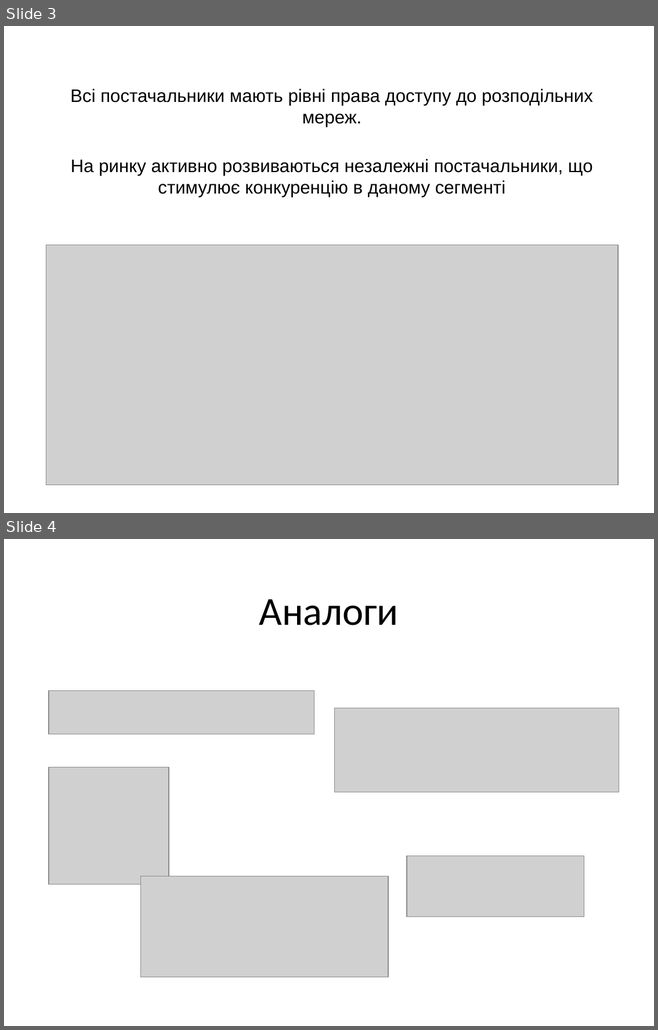
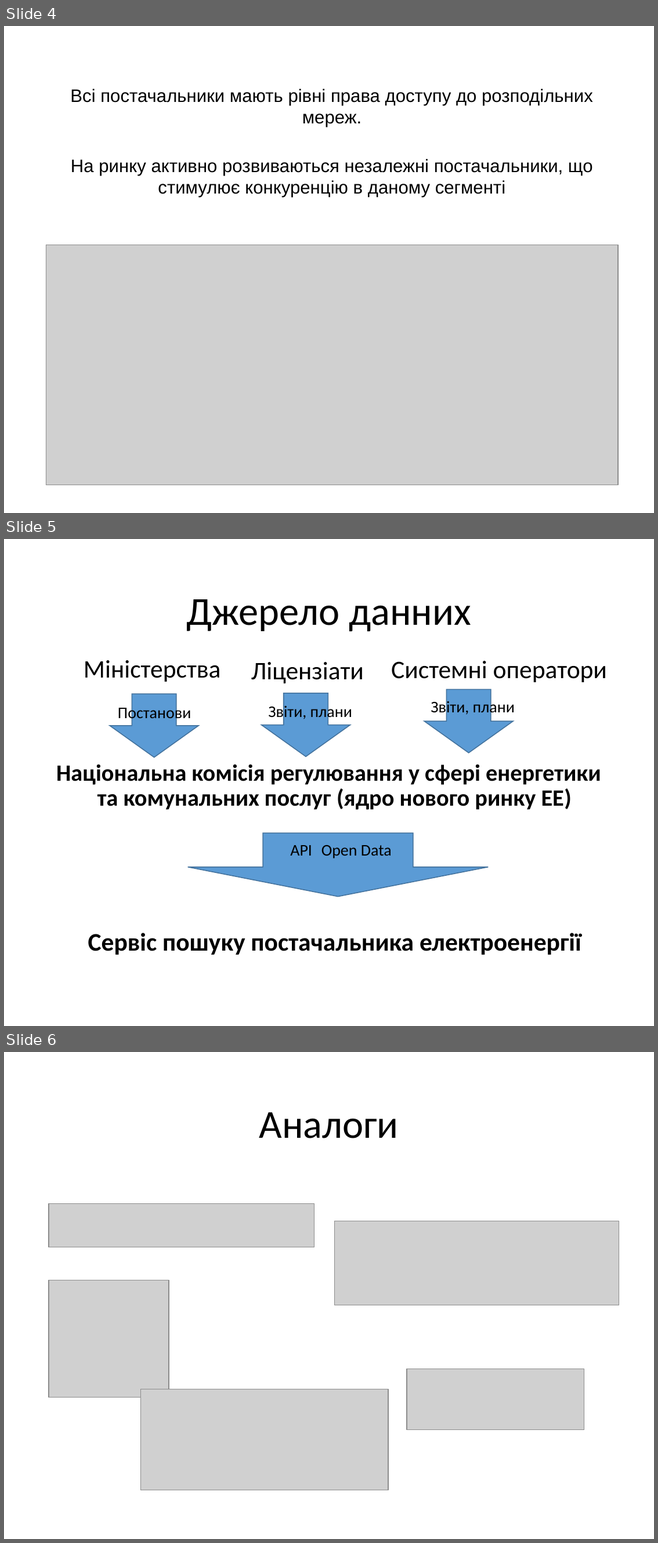
Before and after one commit to Alex-hv/1991energy, a slide deck: Presentation.pptx. Shown one above the other, each under a label of ours: slides 3 and 4 before the commit, slides 4, 5 and 6 after it. The pictures are 658x1030 and 658x1543 pixels, drawn with LibreOffice and Linux fonts; fonts in the diff are those of the drawing; grey boxes stand for pictures. Boxes give left, top, right and bottom in pixels: in the first picture for what was removed or moved away, otherwise in the second. Text is boxed around its words. In the diff, an @@ line names an element or a change of style, - is before the commit and + after.

```diff
--- a/Presentation.pptx
+++ b/Presentation.pptx
@@ slide 5 added at <box>4,539,654,1026</box>, background #FFFFFF @@
@@ title added at <box>186,599,471,632</box>, 44 pt, text #000000 @@
+Джерело данних
@@ text added at <box>83,660,221,682</box>, 28 pt, text #000000 @@
+Міністерства
@@ text added at <box>251,662,364,683</box>, 28 pt, text #000000 @@
+Ліцензіати
@@ text added at <box>391,661,607,682</box>, 28 pt, text #000000 @@
+Системні оператори
@@ down arrow added at <box>110,694,199,758</box>, fill #5B9BD5, outline #43739E 1 pt @@
@@ down arrow added at <box>262,693,350,756</box>, fill #5B9BD5, outline #43739E 1 pt @@
@@ down arrow added at <box>424,690,513,754</box>, fill #5B9BD5, outline #43739E 1 pt @@
@@ text added at <box>118,705,191,722</box>, 18 pt, text #000000 @@
+Постанови
@@ text added at <box>268,704,352,721</box>, 18 pt, text #000000 @@
+Звіти, плани
@@ text added at <box>430,699,514,716</box>, 18 pt, text #000000 @@
+Звіти, плани
@@ text added at <box>56,764,601,810</box>, 25.9 pt, text #000000, bold @@
+Національна комісія регулювання у сфері енергетики та комунальних послуг (ядро нового ринку ЕЕ)
@@ down arrow added at <box>188,833,488,897</box>, fill #5B9BD5, outline #43739E 1 pt @@
@@ text added at <box>290,845,312,856</box>, 18 pt, text #000000 @@
+API
@@ text added at <box>321,845,391,859</box>, 18 pt, text #000000 @@
+Open Data
@@ text added at <box>88,933,581,955</box>, 28 pt, text #000000, bold @@
+Сервіс пошуку постачальника електроенергії
@@ what was slide 3 is now slide 4 @@
@@ what was slide 4 is now slide 6 @@
```
Also in this commit, not shown: 2 other slides added, 1 slide removed, 3 other files.
